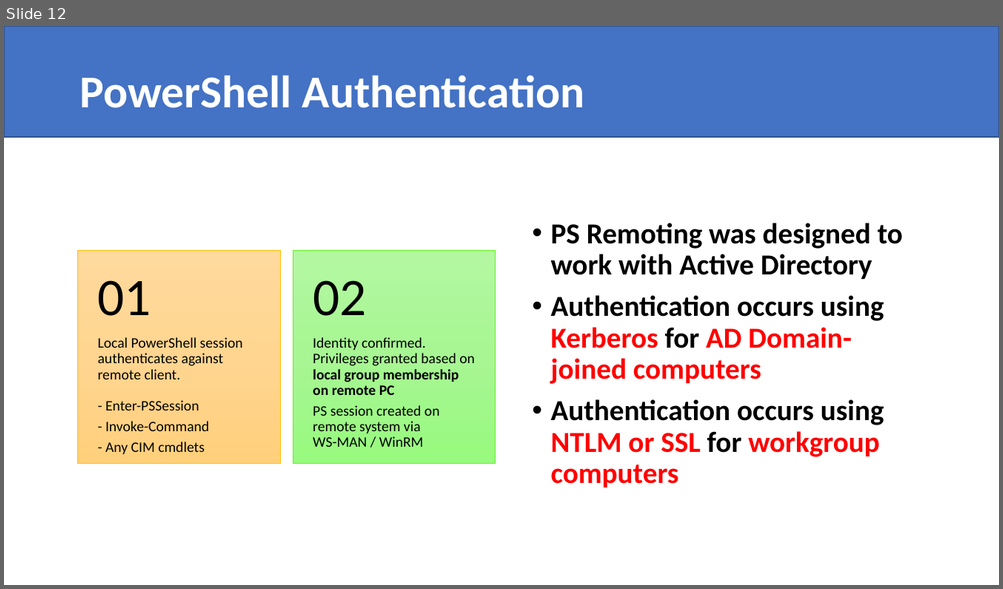
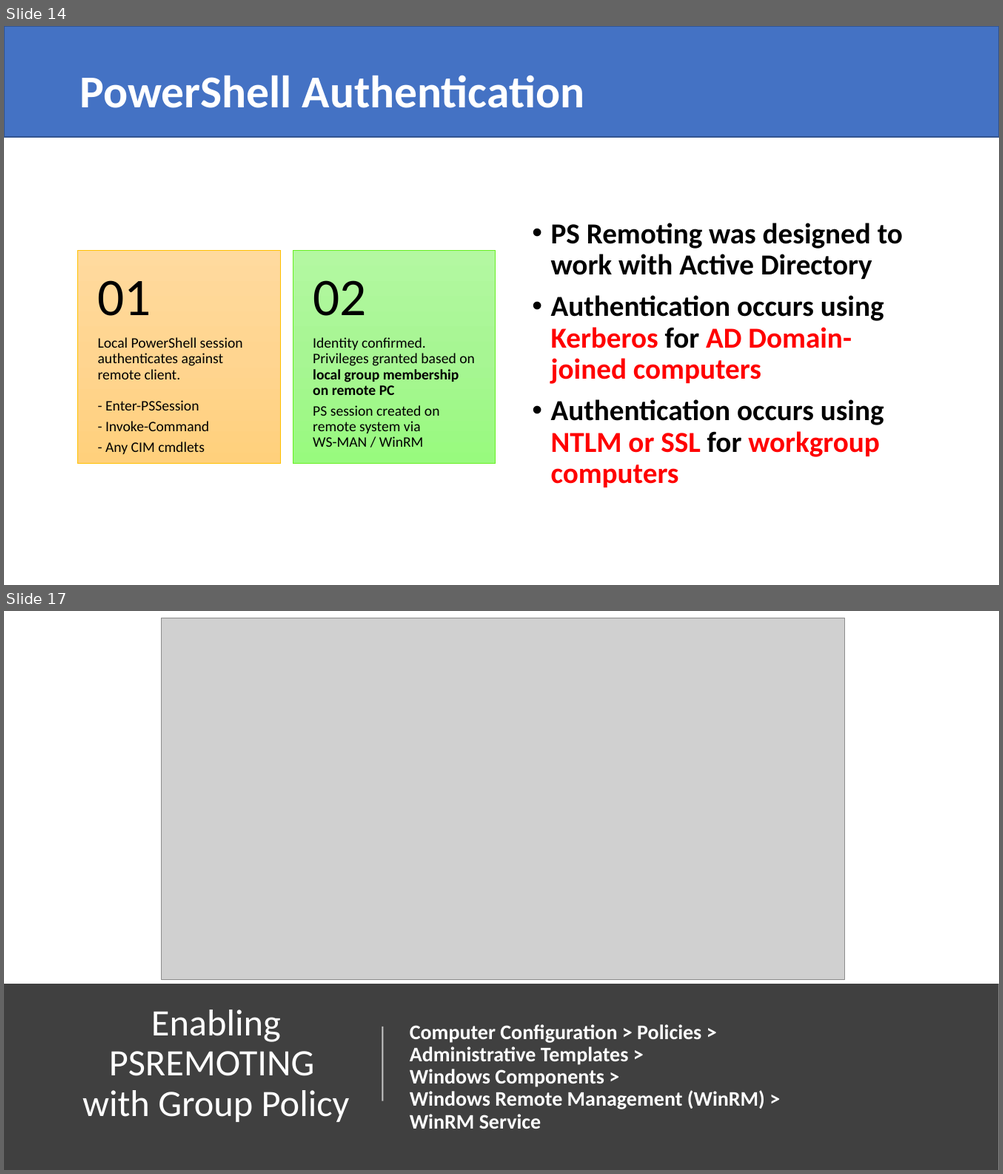
Before and after one commit to compwiz32/Presentations, a slide deck: 2019-11 RTPSUG/Configuring PSRemoting security and logging.pptx. Shown one above the other, each under a label of ours: slide 12 before the commit, slides 14 and 17 after it; the slides between them are not shown. The pictures are 1003x589 and 1003x1174 pixels, drawn with LibreOffice and Linux fonts; fonts in the diff are those of the drawing; grey boxes stand for pictures. Boxes give left, top, right and bottom in pixels: in the first picture for what was removed or moved away, otherwise in the second. Text is boxed around its words. In the diff, an @@ line names an element or a change of style, - is before the commit and + after.

```diff
--- a/2019-11 RTPSUG/Configuring PSRemoting security and logging.pptx
+++ b/2019-11 RTPSUG/Configuring PSRemoting security and logging.pptx
@@ slide 17 added at [4,611,999,1170], background #FFFFFF @@
@@ picture added at [162,618,844,980] @@
@@ rectangle added at [4,984,999,1170], fill #404040 @@
@@ ellipse added at [14,977,418,1150], 36 pt, text #FFFFFF @@
+Enabling PSREMOTING
+with Group Policy
@@ line added from (382, 1102) to (382, 1028), #FFFFFF 1.5 pt @@
@@ text added at [410,1025,765,1129], 20 pt, text #FFFFFF, bold @@
+Computer Configuration > Policies >
+Administrative Templates >
+Windows Components >
+Windows Remote Management (WinRM) >
+WinRM Service
@@ what was slide 12 is now slide 14 @@
```
Also in this commit, not shown: 6 slides changed, 28 other slides added, 1 slide removed, 1 other file.
